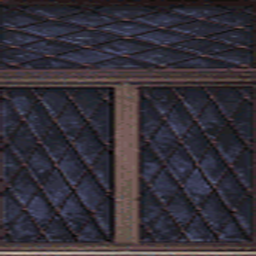
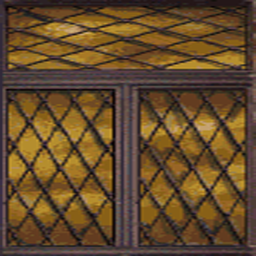
Layer changes from the first 256x256 image to the second:
added layer "Layer 2" above "Background" over [0, 0, 256, 256]
added layer "Background" over [0, 0, 256, 256]
